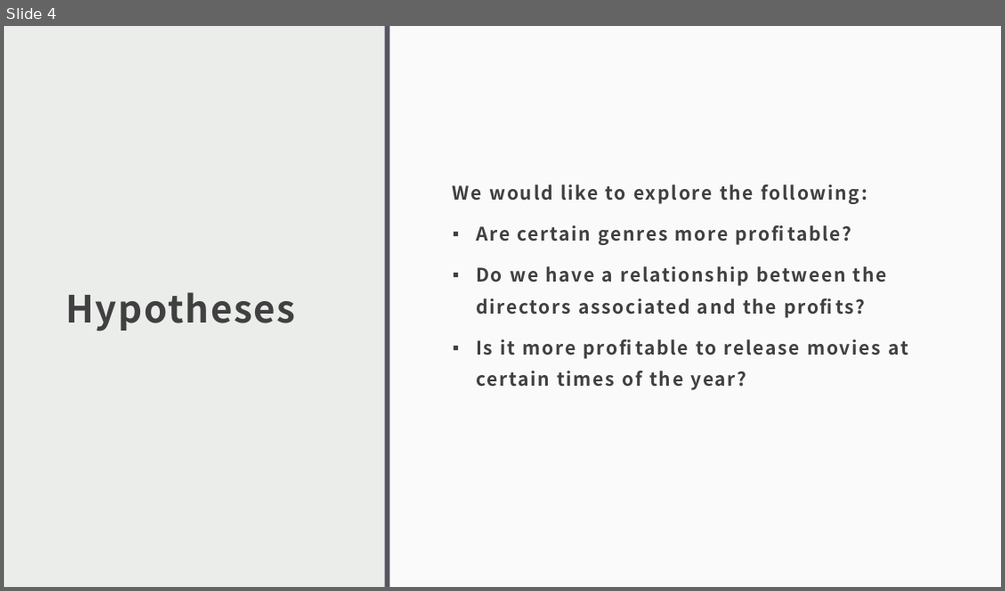
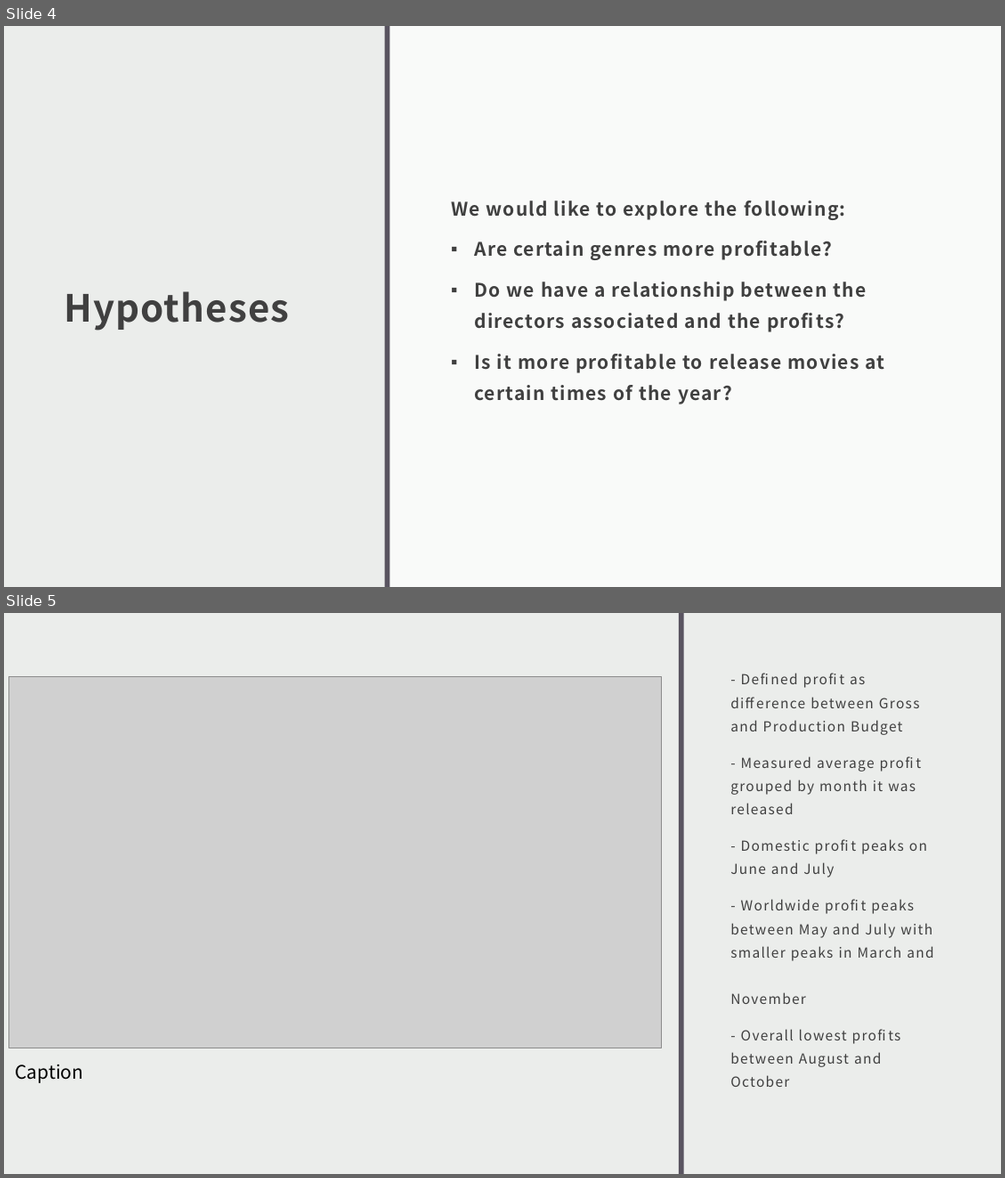
Before and after one commit to Wonuabimbola/analysis-of-the-film-industry, a slide deck: analysis_of_film_industry.pptx. Shown one above the other, each under a label of ours: slide 4 before the commit, slides 4 and 5 after it. The pictures are 1005x591 and 1005x1178 pixels, drawn with LibreOffice and Linux fonts; fonts in the diff are those of the drawing; grey boxes stand for pictures. Boxes give left, top, right and bottom in pixels: in the first picture for what was removed or moved away, otherwise in the second. Text is boxed around its words. In the diff, an @@ line names an element or a change of style, - is before the commit and + after.

```diff
--- a/analysis_of_film_industry.pptx
+++ b/analysis_of_film_industry.pptx
@@ slide 5 added at (x1=4, y1=613, x2=1001, y2=1174), background #EBEDEB @@
@@ rectangle added at (x1=679, y1=613, x2=684, y2=1174), fill #595460 @@
@@ picture added at (x1=9, y1=676, x2=662, y2=1048) @@
@@ text added at (x1=730, y1=676, x2=933, y2=1067), 13.3 pt, text #404040 @@
+- Defined profit as difference between Gross and Production Budget
+- Measured average profit grouped by month it was released
+- Domestic profit peaks on June and July
+- Worldwide profit peaks between May and July with smaller peaks in March and
+November
+- Overall lowest profits between August and October
@@ text added at (x1=15, y1=1064, x2=83, y2=1083), 18 pt, text #000000 @@
+Caption
@@ slide 4 changed as well @@
@@ title "Hypotheses" at (x1=64, y1=291, x2=289, y2=330): letter spacing 1.5 to 1 pt @@
@@ text "We would like to explore ..." at (x1=451, y1=200, x2=885, y2=404): letter spacing 1.5 to 1 pt @@
```
Also in this commit, not shown: 5 other slides changed, 3 other slides added, 1 other file.
